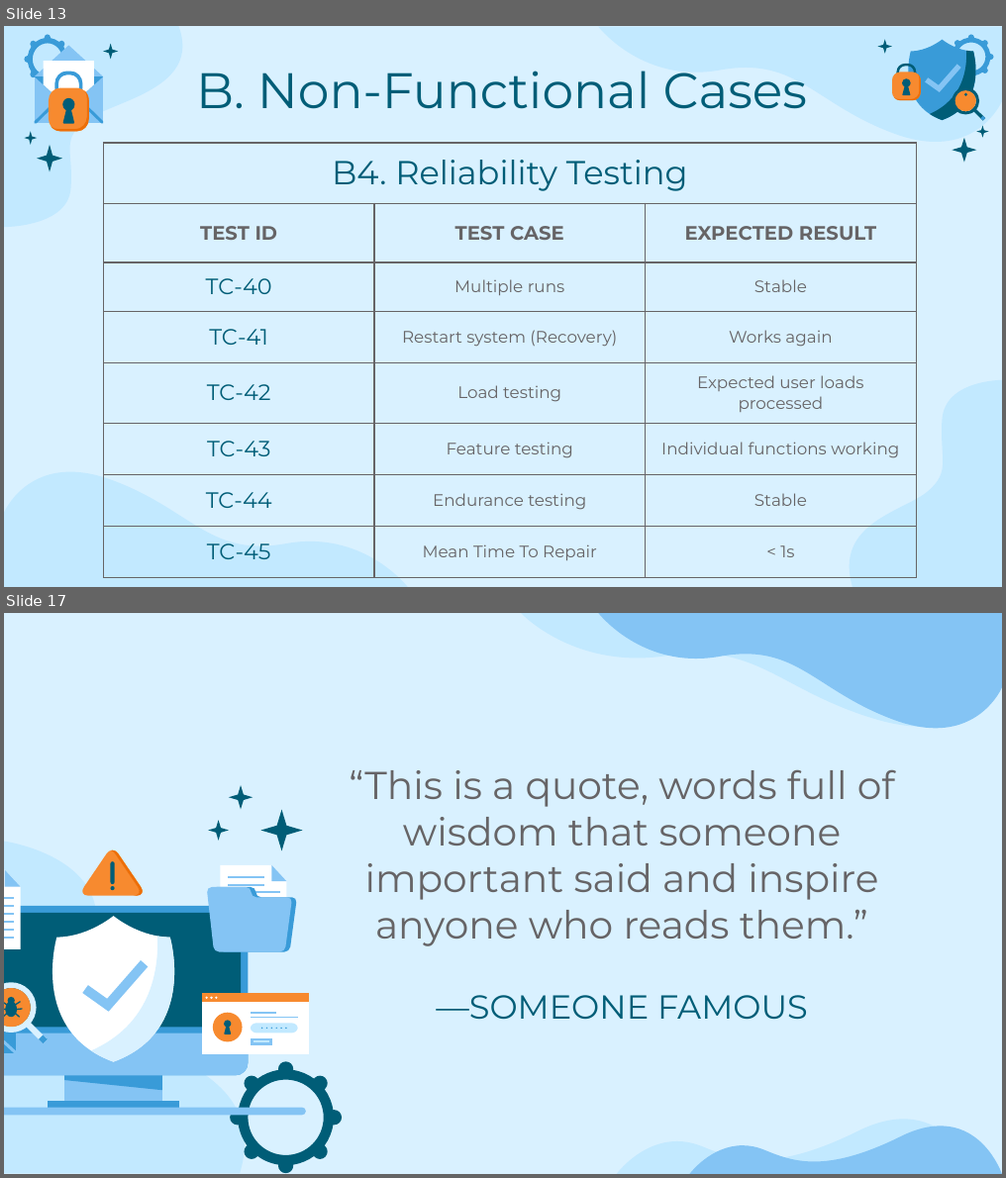
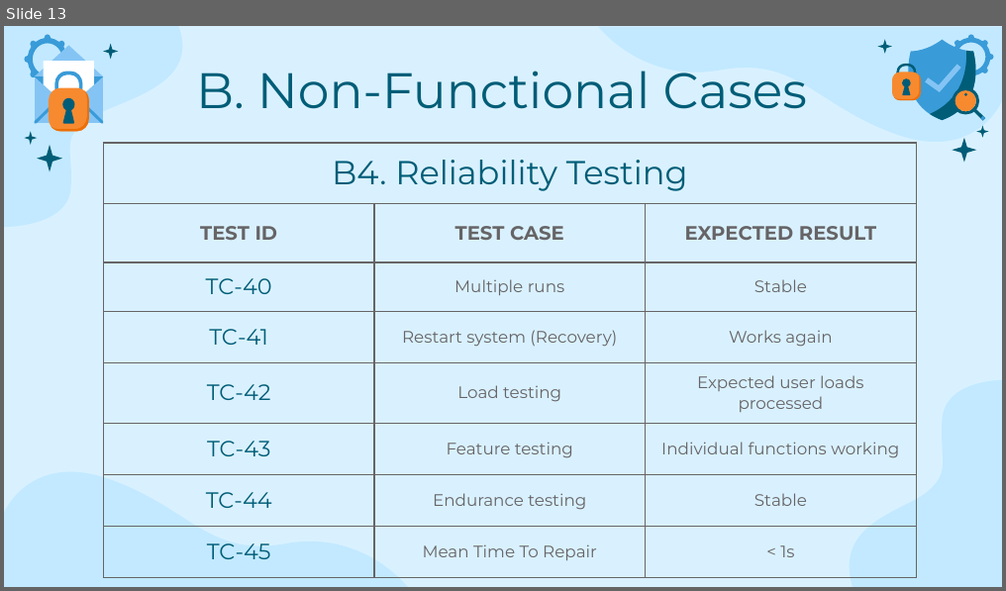
Before and after one commit to MiraPhilip12/Graduation_Project_ESLSCA, a slide deck: Milestone 5/Testing and Evaluation.pptx. Shown one above the other, each under a label of ours: slides 13 and 17 before the commit, slide 13 after it; the slides between them are not shown. The pictures are 1006x1178 and 1006x591 pixels, drawn with LibreOffice and Linux fonts; fonts in the diff are those of the drawing. Boxes give left, top, right and bottom in pixels: in the first picture for what was removed or moved away, otherwise in the second. Text is boxed around its words. In the diff, an @@ line names an element or a change of style, - is before the commit and + after.

```diff
--- a/Milestone 5/Testing and Evaluation.pptx
+++ b/Milestone 5/Testing and Evaluation.pptx
@@ slide 17 removed at [4, 613, 1002, 1174], background #D9F1FF @@
@@ freeform shape removed at [521, 613, 1002, 727] @@
@@ freeform shape removed at [599, 613, 1002, 728] @@
@@ subtitle removed at [349, 769, 895, 947] @@
-“This is a quote, words full of wisdom that someone important said and inspire anyone who reads them.”
@@ freeform shape removed at [4, 842, 269, 1173] @@
@@ group removed at [4, 785, 342, 1173]: 64 freeform shapes @@
@@ title removed at [436, 995, 808, 1020] @@
-—SOMEONE FAMOUS
@@ freeform shape removed at [617, 1119, 974, 1173] @@
@@ freeform shape removed at [689, 1126, 1002, 1173] @@
```
Also in this commit, not shown: 20 other slides removed, 2 other files.
